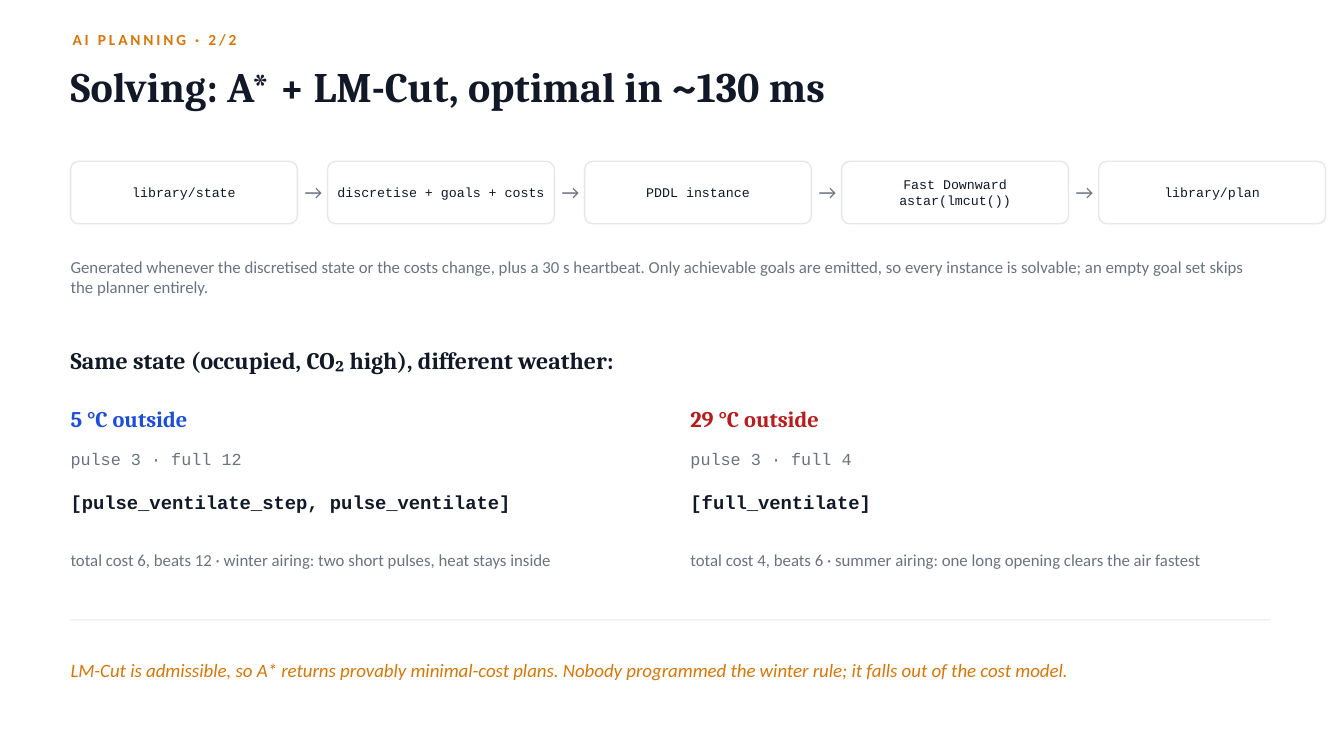
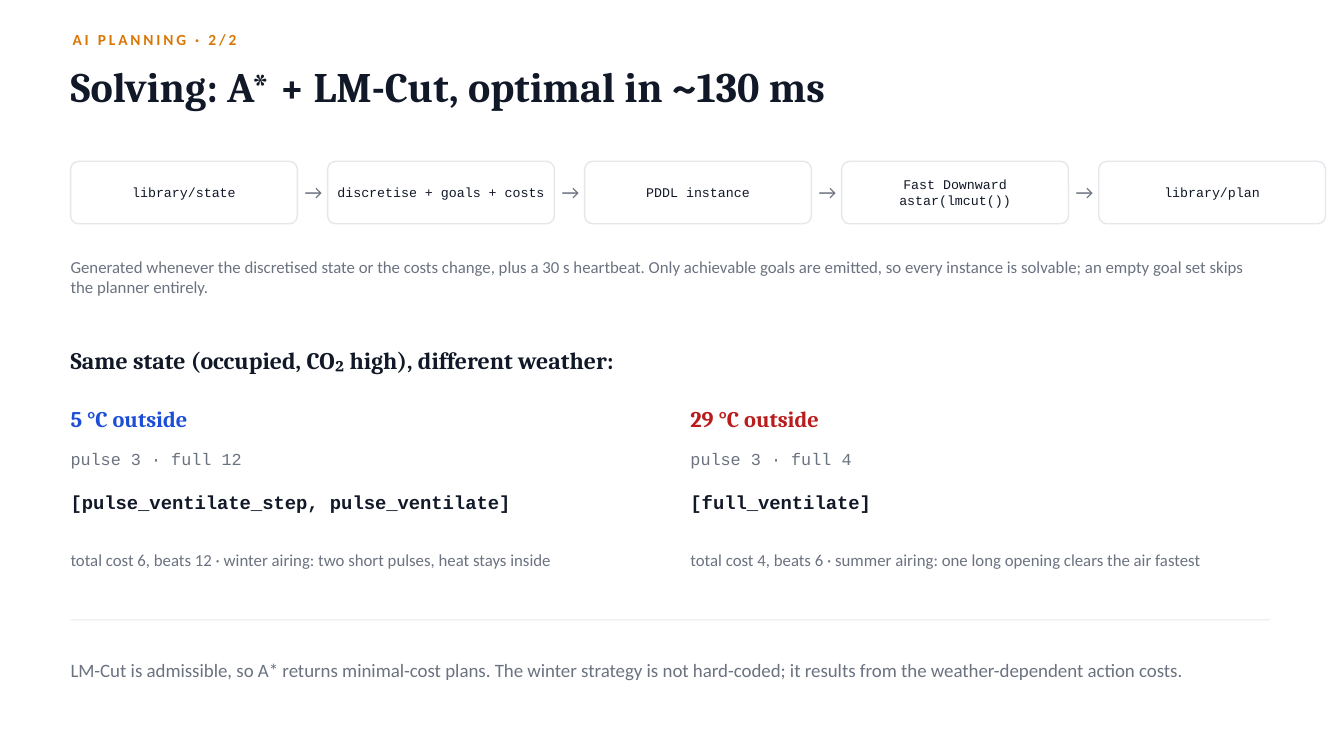
Before and after one commit to Dennis1911/librisense-smart-library, a slide deck: slide 6 of docs/presentation/LibriSense_Demo.pptx. Drawn at 1344x756 pixels with LibreOffice and Linux fonts; fonts in the diff are those of the drawing. Boxes give left, top, right and bottom in pixels: in the first picture for what was removed or moved away, otherwise in the second. Text is boxed around its words. In the diff, an @@ line names an element or a change of style, - is before the commit and + after.

Commit message:
Update demo presentation wording

```diff
--- a/docs/presentation/LibriSense_Demo.pptx
+++ b/docs/presentation/LibriSense_Demo.pptx
@@ text at <box>71,663,1182,680</box>: text changed; text colour #D97706 to #6B7280; italic off @@
-LM-Cut is admissible, so A* returns provably minimal-cost plans. Nobody programmed the winter rule; it falls out of the cost model.
+LM-Cut is admissible, so A* returns minimal-cost plans. The winter strategy is not hard-coded; it results from the weather-dependent action costs.
```
Also in this commit, not shown: 8 other slides changed.
